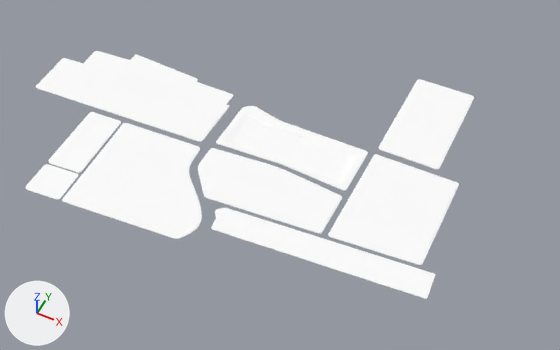
Renders of the glTF model public/v3/models/ground.glb from each side of a commit.
The view is the same before and after, from a camera (50 mm lens) standing at (172.0, -431.0, 464.0) and looking at (-21.0, -45.0, -19.0). Arrows for +X, +Y and +Z are at lower left; the lights stay in place. Vertices at the same position are counted once.

In view in the first picture: 'ground-merge'.
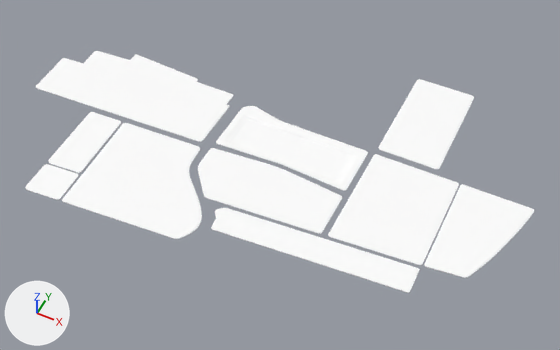
Where the newer file only moved an object's origin or applied its transform, the numbers keep the older frame.

Changed parts and their boxes (x1, y1, x2, y2) in the pictures (560 x 350 px; the box of a moved part takes in the faces that stretch with it):
'ground-merge', reshaped (14% wider)
    before: (25, 51, 474, 299)
    after: (25, 51, 535, 293)
part 1 of me_mesh_011, added
    after: (424, 184, 535, 278)
part 2 of me_mesh_011, moved or reshaped
    before: (211, 208, 435, 299)
    after: (211, 208, 420, 293)

Patch to the scene script:
```diff
--- a/public/v3/models/ground.glb.py
+++ b/public/v3/models/ground.glb.py
@@ me_mesh_011 @@
 # used by ob_ground_merge; location = (-58.4, -58.5, -0.2)
-me_mesh_011.from_pydata(...)  # 1517 vertices, 2893 faces; spans x -199.0..189.0, y -104.0..158.0, z -1.0..0.0
+me_mesh_011.from_pydata(...)  # 1687 vertices, 3229 faces; spans x -199.0..236.0, y -104.0..158.0, z -1.0..0.0
+# me_mesh_011 part 1: a new loose piece of 170 vertices spanning x 177.0..236.0, y -34.0..54.0, z 0.0, in mat_ground (white #ffffff)
+# me_mesh_011 part 2
+# 14 vertices in x 187.0..188.0, y -38.0..-37.0, z 0.0 move by (-12.0, -1.0, 0.0)
+# 12 vertices in x 188.0..189.0, y -60.0..-59.0, z 0.0 move by (-13.0, -1.0, 0.0)
+# 10 vertices in x 188.0, y -60.0..-38.0, z 0.0 move by (-12.0, 0.0, 0.0)
+# 10 vertices in x 188.0..189.0, y -60.0..-59.0, z 0.0 move by (-13.0, 0.0, 0.0)
+# 6 vertices in x 187.0, y -37.0, z 0.0 move by (-11.0, -1.0, 0.0)
 me_mesh_011.materials.append(mat_ground)
```
